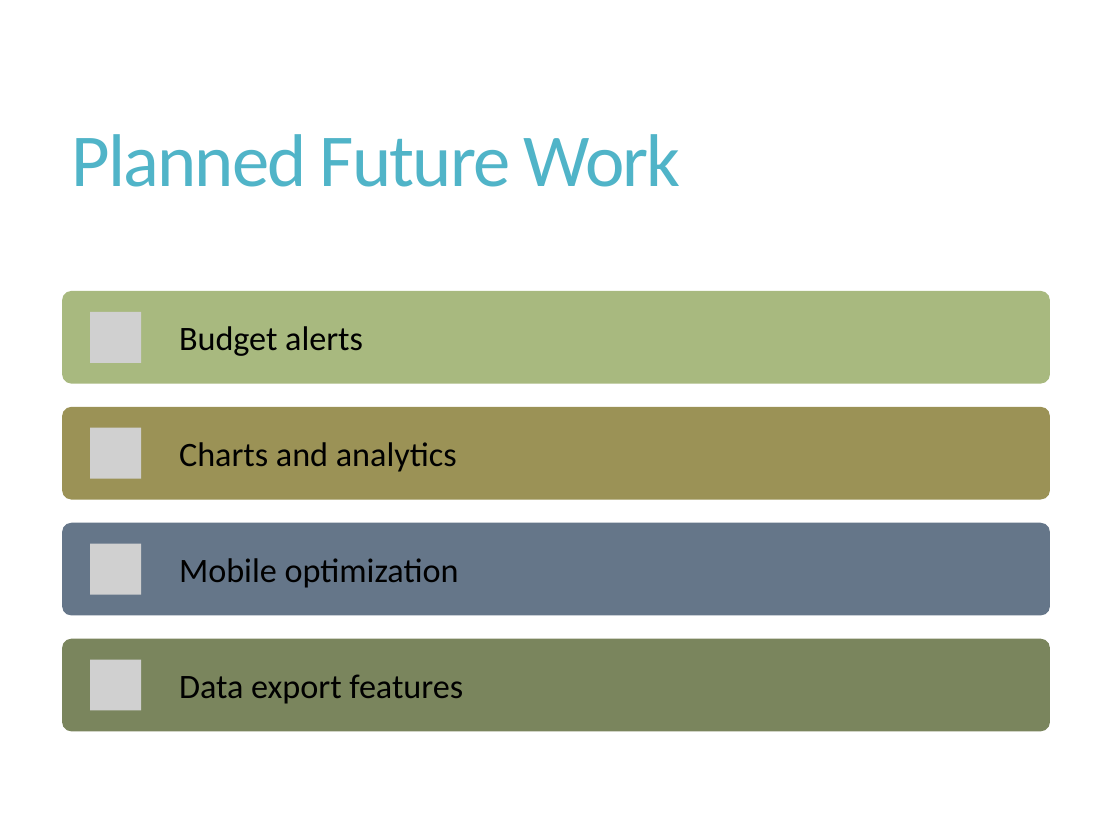
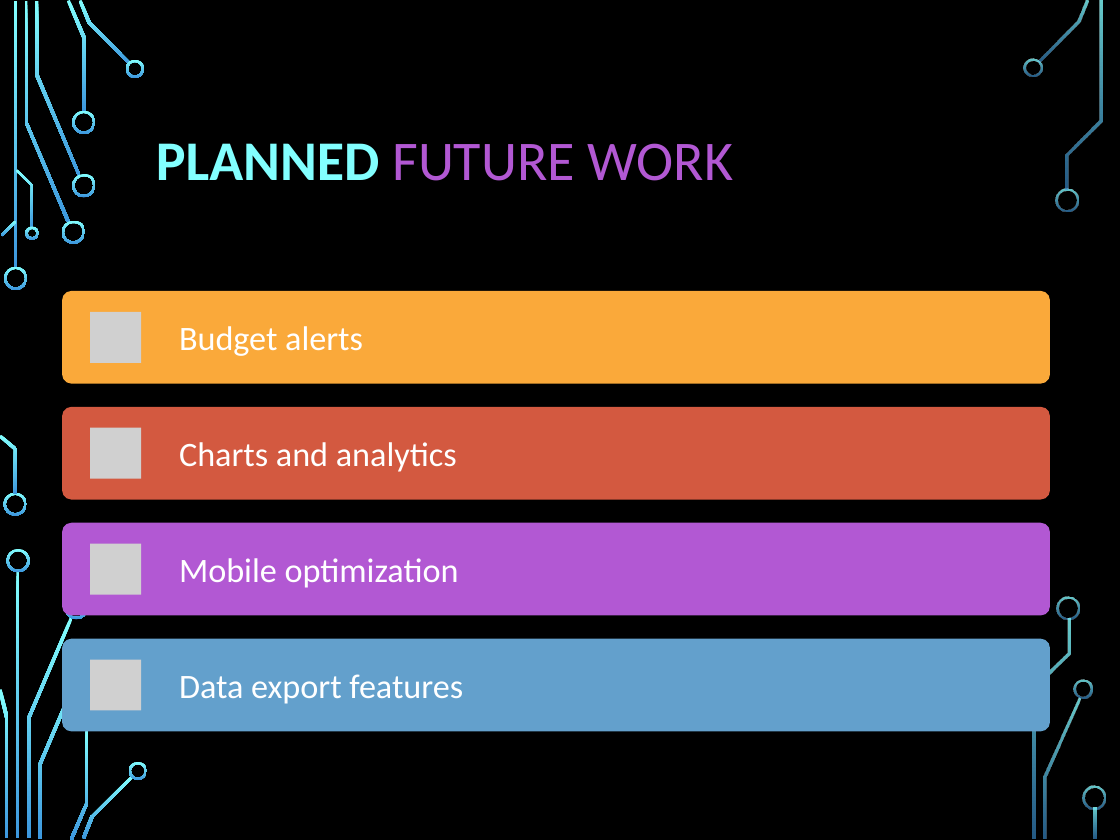
Before and after one commit to Buesse7310/Project-Alex-Roma-Nick-Eva-, a slide deck: slide 10 of docs/phase1/Spending_Habit_Tracker_Phase1.pptx. Drawn at 1120x840 pixels with LibreOffice and Linux fonts; fonts in the diff are those of the drawing; grey boxes stand for pictures; background and template pictures are left out. Boxes give left, top, right and bottom in pixels: in the first picture for what was removed or moved away, otherwise in the second. Text is boxed around its words. In the diff, an @@ line names an element or a change of style, - is before the commit and + after.

```diff
--- a/docs/phase1/Spending_Habit_Tracker_Phase1.pptx
+++ b/docs/phase1/Spending_Habit_Tracker_Phase1.pptx
@@ background #FFFFFF to picture (left out) @@
@@ title at <box>156,143,734,181</box>: text changed; size 48 to 36 pt; text colour #50B4C8 to #B258D3 @@
-Planned Future Work
+PLANNED FUTURE WORK
@@ rounded rectangle at <box>62,291,1049,384</box>: fill #A8B97F to #FAA93A @@
@@ rounded rectangle at <box>62,407,1049,500</box>: fill #9B9256 to #D35940 @@
@@ rounded rectangle at <box>62,523,1049,616</box>: fill #657689 to #B258D3 @@
@@ rounded rectangle at <box>62,638,1049,731</box>: fill #7A855D to #63A0CC @@
@@ text colour #000000 to #FFFFFF in 4 elements at <box>179,326,363,356</box>, <box>179,442,457,472</box>, <box>179,558,459,588</box>, <box>179,674,463,704</box> @@
@@ group added at <box>0,0,1105,840</box>: 31 freeform shapes, 3 rectangles @@
```
Also in this commit, not shown: 11 other slides changed, 1 slide added.
